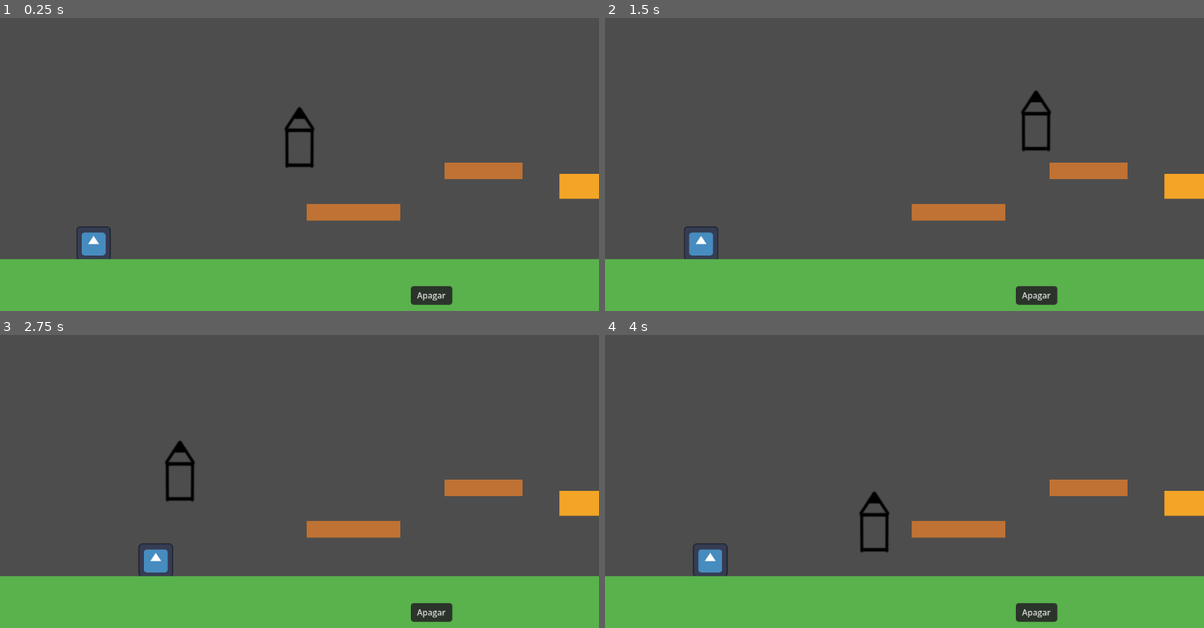
Above: before the commit, frames 1-4 (two rows, left to right).
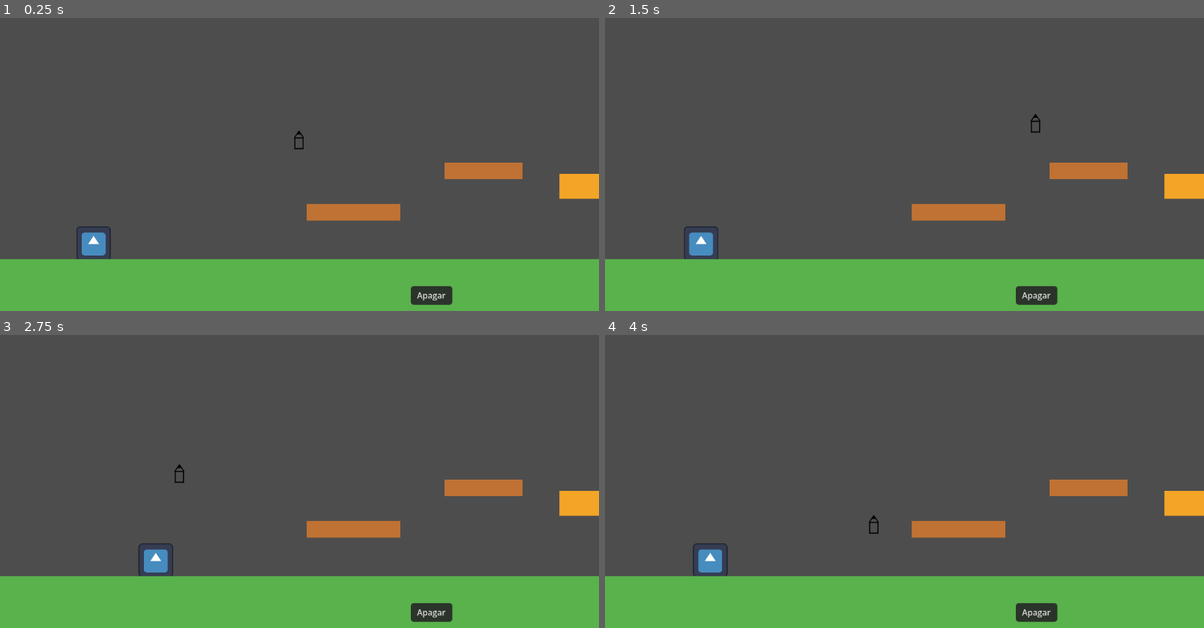
Above: after the commit, the same moments.

Repository: PedroCarstens/Jogo-de-desenho
Game: Godot game, scene res://niveis/level_1_classico.tscn
Two runs of this game, one before a commit and one after it. Both use one fixed random seed, a clock stepped at 60 frames per second and the inputs below. The engine's default icon, where the game draws it, is replaced by a stand-in: a white triangle on a blue panel in a dark square.
Inputs (mouse positions are in pixels of both pictures, inside the frame that each line leads up to):
- Up to frame 1 (0.25 s): no input
- Up to frame 2 (1.5 s): click "Apagar" at 0.5 s; tap Enter at 1.25 s; move the mouse to (1036, 126) at 1.27 s; hold D (andar_frente) from 1.28 s (still down); tap Left (andar_traz) at 1.35 s; click (1036, 126) at 1.42 s
- Up to frame 3 (2.75 s): keep holding D (andar_frente); tap Space (pulo) at 1.52, 2.27 s; move the mouse to (179, 475) at 2.02 s; tap Shift (correr) at 2.1 s
- Up to frame 4 (4 s): move the mouse to (964, 384) at 2.77 s; release D (andar_frente) at 2.78 s; tap Backspace (reiniciar_layout) at 2.85 s; tap Space (pulo) at 3.5, 3.77 s; move the mouse to (874, 528) at 3.52 s; hold D (andar_frente) from 3.53 s (still down); tap Left (andar_traz) at 3.6 s; click (874, 528) at 3.67 s

The runs differ from the first frame. In frame 1, 0.4% of the frame differs, in the area x 47-53%, y 30-52%; in frame 2, 0.4%; in frame 3, 0.4%, in the area x 27-33%, y 36-57%; in frame 4, 0.4%.

Commit message:
mais uma alteração

Diff:
--- a/niveis/debug.tscn
+++ b/niveis/debug.tscn
@@ -32,7 +32,8 @@
 offset_top = 605.0
 offset_right = 862.0
 offset_bottom = 636.0
-text = "apagar\n"
+text = "apagar
+"
 script = ExtResource("7_fkpx4")
 desenho_controller = NodePath("../../DesenhoController")
 
--- a/niveis/level_1_classico.tscn
+++ b/niveis/level_1_classico.tscn
@@ -1,12 +1,12 @@
-[gd_scene load_steps=17 format=3]
+[gd_scene format=3 uid="uid://bk75mkner7iys"]
 
 [ext_resource type="PackedScene" uid="uid://bhhchg448t5ct" path="res://gameobjects/player/player.tscn" id="1_player"]
 [ext_resource type="PackedScene" uid="uid://fm66keqjbfnp" path="res://gameobjects/Lapis/lapiz_seguidor.tscn" id="2_lapis"]
 [ext_resource type="PackedScene" uid="uid://dpfqemdgcpo5q" path="res://gameobjects/Lapis/DesenhoController.tscn" id="3_desenho"]
-[ext_resource type="Script" path="res://scripts/player/Camera.gd" id="4_camera"]
-[ext_resource type="Script" path="res://scripts/niveis/LevelMarioStyle.gd" id="5_preset"]
-[ext_resource type="Script" path="res://scripts/ApagarDesenhos.gd" id="6_apagar"]
-[ext_resource type="Script" path="res://scripts/ResetLayout.gd" id="7_reset"]
+[ext_resource type="Script" uid="uid://6qgcpevec1ck" path="res://scripts/player/Camera.gd" id="4_camera"]
+[ext_resource type="Script" uid="uid://bs0wsmgn0bd7k" path="res://scripts/niveis/LevelMarioStyle.gd" id="5_preset"]
+[ext_resource type="Script" uid="uid://b0ld4ldve45vm" path="res://scripts/ApagarDesenhos.gd" id="6_apagar"]
+[ext_resource type="Script" uid="uid://csqmmgk5yk00u" path="res://scripts/ResetLayout.gd" id="7_reset"]
 
 [sub_resource type="RectangleShape2D" id="GroundShape"]
 size = Vector2(3200, 100)
@@ -17,17 +17,17 @@
 [sub_resource type="RectangleShape2D" id="PlatformShape2"]
 size = Vector2(150, 32)
 
+[sub_resource type="RectangleShape2D" id="BlockShape"]
+size = Vector2(48, 48)
+
 [sub_resource type="RectangleShape2D" id="PlatformShape3"]
 size = Vector2(210, 32)
 
+[sub_resource type="RectangleShape2D" id="PipeShape"]
+size = Vector2(80, 120)
+
 [sub_resource type="RectangleShape2D" id="PlatformShape4"]
 size = Vector2(120, 32)
-
-[sub_resource type="RectangleShape2D" id="BlockShape"]
-size = Vector2(48, 48)
-
-[sub_resource type="RectangleShape2D" id="PipeShape"]
-size = Vector2(80, 120)
 
 [sub_resource type="StyleBoxFlat" id="ButtonStyle"]
 bg_color = Color(0.15, 0.15, 0.15, 0.9)
@@ -36,125 +36,129 @@
 corner_radius_bottom_right = 6
 corner_radius_bottom_left = 6
 
-[node name="Level1Classico" type="Node2D"]
+[node name="Level1Classico" type="Node2D" unique_id=71805475]
 
-[node name="LapizSeguidor" parent="." instance=ExtResource("2_lapis")]
+[node name="LapizSeguidor" parent="." unique_id=1705051086 instance=ExtResource("2_lapis")]
 
-[node name="Player" parent="." instance=ExtResource("1_player")]
+[node name="Sprite2D" parent="LapizSeguidor" index="0"]
+position = Vector2(-1, -2)
+scale = Vector2(0.12259615, 0.11538462)
+
+[node name="Player" parent="." unique_id=1414301259 instance=ExtResource("1_player")]
 position = Vector2(180, 570)
 
-[node name="LevelPreset" type="Node2D" parent="." node_paths=PackedStringArray("jogador")]
+[node name="LevelPreset" type="Node2D" parent="." unique_id=1537517114 node_paths=PackedStringArray("jogador")]
 script = ExtResource("5_preset")
 jogador = NodePath("../Player")
 
-[node name="Camera2D" type="Camera2D" parent="." node_paths=PackedStringArray("jogador")]
+[node name="Camera2D" type="Camera2D" parent="." unique_id=335755785 node_paths=PackedStringArray("jogador")]
 position = Vector2(180, 400)
-script = ExtResource("4_camera")
-jogador = NodePath("../Player")
 limit_left = 0
 limit_top = 0
 limit_right = 3200
 limit_bottom = 720
 limit_smoothed = true
+script = ExtResource("4_camera")
+jogador = NodePath("../Player")
 
-[node name="DesenhoController" parent="." instance=ExtResource("3_desenho")]
+[node name="DesenhoController" parent="." unique_id=1179113511 instance=ExtResource("3_desenho")]
 
-[node name="World" type="Node2D" parent="."]
+[node name="World" type="Node2D" parent="." unique_id=281830053]
 
-[node name="Ground" type="StaticBody2D" parent="World"]
+[node name="Ground" type="StaticBody2D" parent="World" unique_id=1680209636]
 position = Vector2(1600, 670)
 
-[node name="Visual" type="Polygon2D" parent="World/Ground"]
+[node name="Visual" type="Polygon2D" parent="World/Ground" unique_id=908913609]
+color = Color(0.35, 0.7, 0.3, 1)
 polygon = PackedVector2Array(-1600, -50, 1600, -50, 1600, 50, -1600, 50)
-color = Color(0.35, 0.7, 0.3, 1)
 
-[node name="CollisionShape2D" type="CollisionShape2D" parent="World/Ground"]
+[node name="CollisionShape2D" type="CollisionShape2D" parent="World/Ground" unique_id=2133703001]
 shape = SubResource("GroundShape")
 
-[node name="Platform1" type="StaticBody2D" parent="World"]
+[node name="Platform1" type="StaticBody2D" parent="World" unique_id=1005497285]
 position = Vector2(680, 530)
 
-[node name="Visual" type="Polygon2D" parent="World/Platform1"]
+[node name="Visual" type="Polygon2D" parent="World/Platform1" unique_id=71633014]
+color = Color(0.75, 0.45, 0.2, 1)
 polygon = PackedVector2Array(-90, -16, 90, -16, 90, 16, -90, 16)
-color = Color(0.75, 0.45, 0.2, 1)
 
-[node name="CollisionShape2D" type="CollisionShape2D" parent="World/Platform1"]
+[node name="CollisionShape2D" type="CollisionShape2D" parent="World/Platform1" unique_id=1959967215]
 shape = SubResource("PlatformShape1")
 
-[node name="Platform2" type="StaticBody2D" parent="World"]
+[node name="Platform2" type="StaticBody2D" parent="World" unique_id=557171536]
 position = Vector2(930, 450)
 
-[node name="Visual" type="Polygon2D" parent="World/Platform2"]
+[node name="Visual" type="Polygon2D" parent="World/Platform2" unique_id=1404697219]
+color = Color(0.75, 0.45, 0.2, 1)
 polygon = PackedVector2Array(-75, -16, 75, -16, 75, 16, -75, 16)
-color = Color(0.75, 0.45, 0.2, 1)
 
-[node name="CollisionShape2D" type="CollisionShape2D" parent="World/Platform2"]
+[node name="CollisionShape2D" type="CollisionShape2D" parent="World/Platform2" unique_id=2104280244]
 shape = SubResource("PlatformShape2")
 
-[node name="Block1" type="StaticBody2D" parent="World"]
+[node name="Block1" type="StaticBody2D" parent="World" unique_id=952409179]
 position = Vector2(1100, 480)
 
-[node name="Visual" type="Polygon2D" parent="World/Block1"]
+[node name="Visual" type="Polygon2D" parent="World/Block1" unique_id=247966133]
+color = Color(0.95, 0.65, 0.15, 1)
 polygon = PackedVector2Array(-24, -24, 24, -24, 24, 24, -24, 24)
-color = Color(0.95, 0.65, 0.15, 1)
 
-[node name="CollisionShape2D" type="CollisionShape2D" parent="World/Block1"]
+[node name="CollisionShape2D" type="CollisionShape2D" parent="World/Block1" unique_id=53638434]
 shape = SubResource("BlockShape")
 
-[node name="Block2" type="StaticBody2D" parent="World"]
+[node name="Block2" type="StaticBody2D" parent="World" unique_id=1458910811]
 position = Vector2(1148, 480)
 
-[node name="Visual" type="Polygon2D" parent="World/Block2"]
+[node name="Visual" type="Polygon2D" parent="World/Block2" unique_id=1251583692]
+color = Color(0.95, 0.65, 0.15, 1)
 polygon = PackedVector2Array(-24, -24, 24, -24, 24, 24, -24, 24)
-color = Color(0.95, 0.65, 0.15, 1)
 
-[node name="CollisionShape2D" type="CollisionShape2D" parent="World/Block2"]
+[node name="CollisionShape2D" type="CollisionShape2D" parent="World/Block2" unique_id=1300682769]
 shape = SubResource("BlockShape")
 
-[node name="Platform3" type="StaticBody2D" parent="World"]
+[node name="Platform3" type="StaticBody2D" parent="World" unique_id=520660170]
 position = Vector2(1370, 540)
 
-[node name="Visual" type="Polygon2D" parent="World/Platform3"]
+[node name="Visual" type="Polygon2D" parent="World/Platform3" unique_id=1385199253]
+color = Color(0.75, 0.45, 0.2, 1)
 polygon = PackedVector2Array(-105, -16, 105, -16, 105, 16, -105, 16)
-color = Color(0.75, 0.45, 0.2, 1)
 
-[node name="CollisionShape2D" type="CollisionShape2D" parent="World/Platform3"]
+[node name="CollisionShape2D" type="CollisionShape2D" parent="World/Platform3" unique_id=2067122886]
 shape = SubResource("PlatformShape3")
 
-[node name="Pipe" type="StaticBody2D" parent="World"]
+[node name="Pipe" type="StaticBody2D" parent="World" unique_id=40827566]
 position = Vector2(1680, 570)
 
-[node name="Visual" type="Polygon2D" parent="World/Pipe"]
+[node name="Visual" type="Polygon2D" parent="World/Pipe" unique_id=626161231]
+color = Color(0.2, 0.65, 0.3, 1)
 polygon = PackedVector2Array(-40, -60, 40, -60, 40, 60, -40, 60)
-color = Color(0.2, 0.65, 0.3, 1)
 
-[node name="CollisionShape2D" type="CollisionShape2D" parent="World/Pipe"]
+[node name="CollisionShape2D" type="CollisionShape2D" parent="World/Pipe" unique_id=230926798]
 shape = SubResource("PipeShape")
 
-[node name="Platform4" type="StaticBody2D" parent="World"]
+[node name="Platform4" type="StaticBody2D" parent="World" unique_id=1166698302]
 position = Vector2(1950, 480)
 
-[node name="Visual" type="Polygon2D" parent="World/Platform4"]
+[node name="Visual" type="Polygon2D" parent="World/Platform4" unique_id=1994875982]
+color = Color(0.75, 0.45, 0.2, 1)
 polygon = PackedVector2Array(-60, -16, 60, -16, 60, 16, -60, 16)
-color = Color(0.75, 0.45, 0.2, 1)
 
-[node name="CollisionShape2D" type="CollisionShape2D" parent="World/Platform4"]
+[node name="CollisionShape2D" type="CollisionShape2D" parent="World/Platform4" unique_id=702170553]
 shape = SubResource("PlatformShape4")
 
-[node name="Stairs1" type="StaticBody2D" parent="World"]
+[node name="Stairs1" type="StaticBody2D" parent="World" unique_id=2069222522]
 position = Vector2(2380, 590)
 
-[node name="Visual" type="Polygon2D" parent="World/Stairs1"]
+[node name="Visual" type="Polygon2D" parent="World/Stairs1" unique_id=1286010512]
+color = Color(0.45, 0.45, 0.5, 1)
 polygon = PackedVector2Array(-160, 30, 160, 30, 160, 50, -160, 50, -160, 10, -120, 10, -120, 30, -80, 30, -80, 10, -40, 10, -40, 30, 0, 30, 0, 10, 40, 10, 40, 30, 80, 30, 80, 10, 120, 10, 120, 30, 160, 30)
-color = Color(0.45, 0.45, 0.5, 1)
 
-[node name="CollisionShape2D" type="CollisionShape2D" parent="World/Stairs1"]
+[node name="CollisionShape2D" type="CollisionShape2D" parent="World/Stairs1" unique_id=1826919395]
 position = Vector2(0, 40)
 shape = SubResource("PlatformShape3")
 
-[node name="Interface" type="CanvasLayer" parent="."]
+[node name="Interface" type="CanvasLayer" parent="." unique_id=1894412304]
 
-[node name="Button" type="Button" parent="Interface" node_paths=PackedStringArray("desenho_controller")]
+[node name="Button" type="Button" parent="Interface" unique_id=1535902719 node_paths=PackedStringArray("desenho_controller")]
 offset_left = 790.0
 offset_top = 600.0
 offset_right = 870.0
@@ -164,5 +168,9 @@
 script = ExtResource("6_apagar")
 desenho_controller = NodePath("../../DesenhoController")
 
-[node name="ResetLayout" type="Node" parent="." ]
+[node name="ResetLayout" type="Node" parent="." unique_id=63621883]
 script = ExtResource("7_reset")
+
+[editable path="LapizSeguidor"]
+[editable path="Player"]
+[editable path="DesenhoController"]
--- a/project.godot
+++ b/project.godot
@@ -30,13 +30,13 @@
 andar_traz={
 "deadzone": 0.2,
 "events": [Object(InputEventKey,"resource_local_to_scene":false,"resource_name":"","device":-1,"window_id":0,"alt_press …(195 unchanged characters)…
-, Object(InputEventKey,"resource_local_to_scene":false,"resource_name":"","device":-1,"alt_pressed":false,"shift_pressed":false …(160 unchanged characters)…
+, Object(InputEventKey,"resource_local_to_scene":false,"resource_name":"","device":-1,"window_id":0,"alt_pressed":false,"shift_pressed":false …(160 unchanged characters)…
 ]
 }
 pulo={
 "deadzone": 0.2,
 "events": [Object(InputEventKey,"resource_local_to_scene":false,"resource_name":"","device":-1,"window_id":0,"alt_press …(191 unchanged characters)…
-, Object(InputEventKey,"resource_local_to_scene":false,"resource_name":"","device":-1,"alt_pressed":false,"shift_pressed":false …(161 unchanged characters)…
+, Object(InputEventKey,"resource_local_to_scene":false,"resource_name":"","device":-1,"window_id":0,"alt_pressed":false,"shift_pressed":false …(161 unchanged characters)…
 , Object(InputEventKey,"resource_local_to_scene":false,"resource_name":"","device":-1,"window_id":0,"alt_pressed":false …(186 unchanged characters)…
 ]
 }
Not shown: 1 places in niveis/debug.tscn that only renumber resources
Not shown, added: scripts/ResetLayout.gd.uid
Not shown, added: scripts/niveis/LevelMarioStyle.gd.uid
